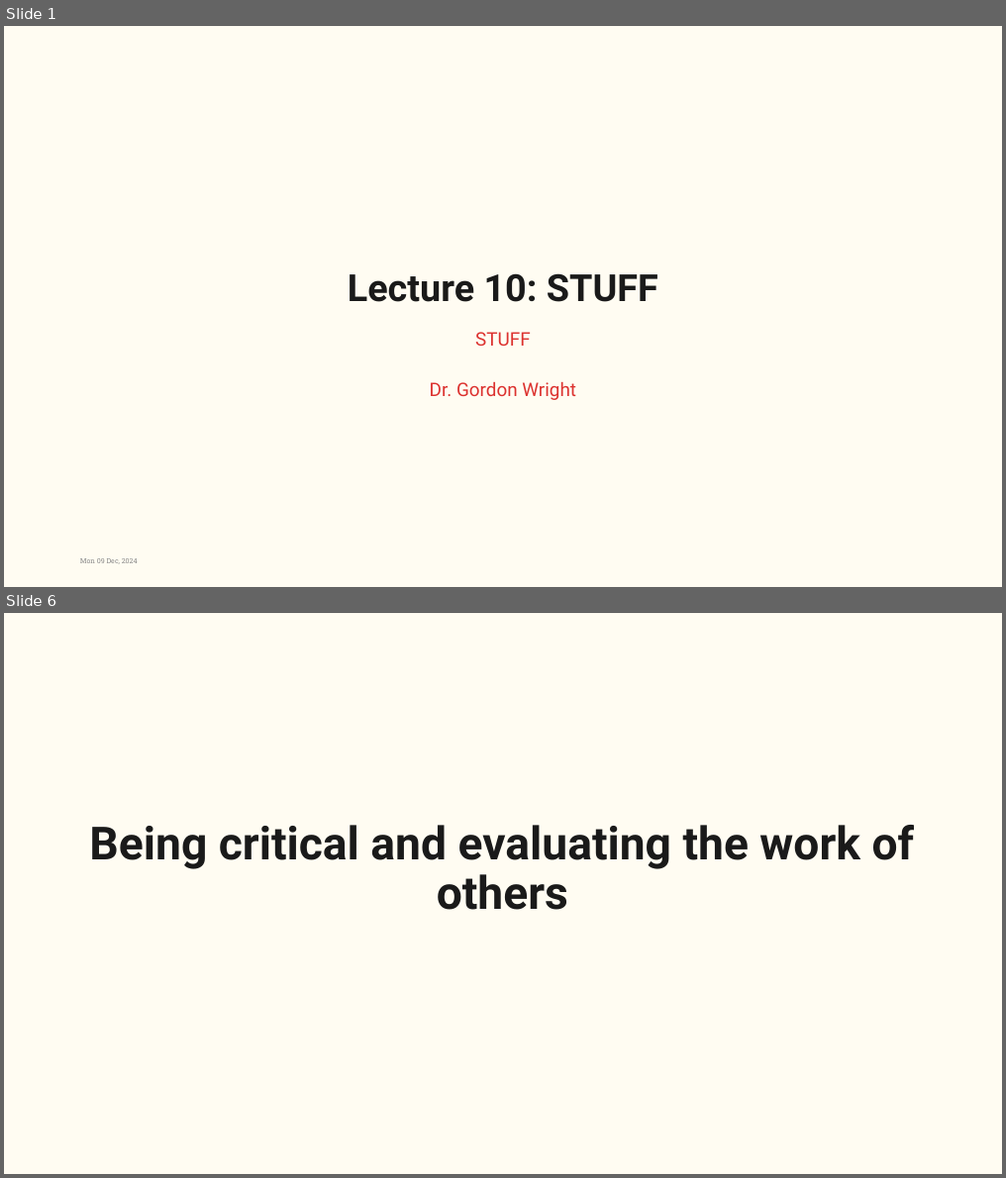
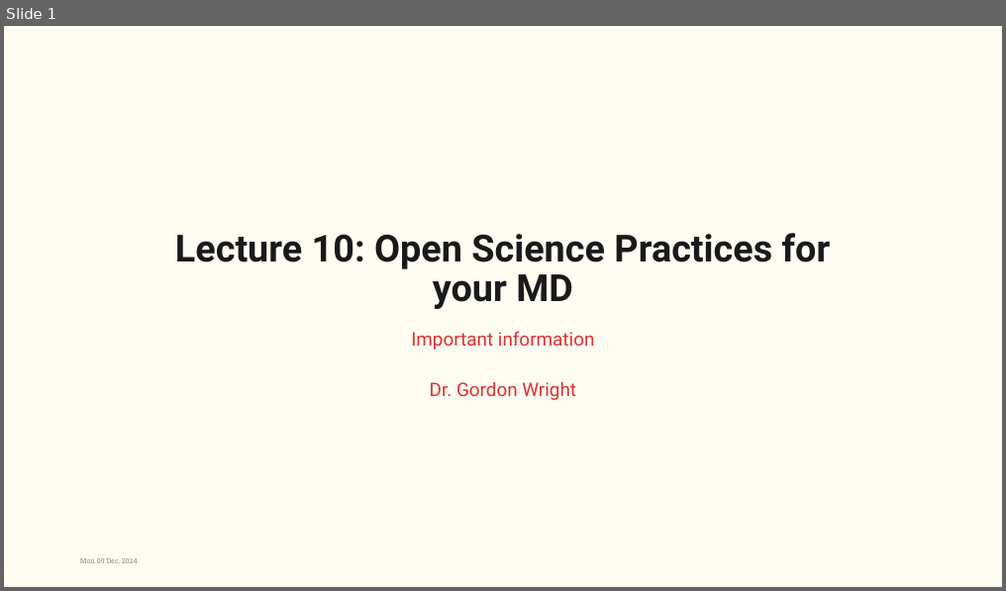
Before and after one commit to LittleMonkeyLab/PS52007Dslides, a slide deck: week10/lecture.pptx. Shown one above the other, each under a label of ours: slides 1 and 6 before the commit, slide 1 after it; the slides between them are not shown. The pictures are 1006x1178 and 1006x591 pixels, drawn with LibreOffice and Linux fonts; fonts in the diff are those of the drawing; background and template pictures are left out. Boxes give left, top, right and bottom in pixels: in the first picture for what was removed or moved away, otherwise in the second. Text is boxed around its words. In the diff, an @@ line names an element or a change of style, - is before the commit and + after.

```diff
--- a/week10/lecture.pptx
+++ b/week10/lecture.pptx
@@ slide 6 removed at (4, 613, 1002, 1174), background #FFFCF2 @@
@@ title removed at (89, 825, 915, 910) @@
-Being critical and evaluating the work of others
@@ slide 1 changed as well @@
@@ title at (175, 233, 831, 309): text changed @@
-Lecture 10: STUFF
+Lecture 10: Open Science Practices for your MD
@@ subtitle at (411, 331, 595, 400): text changed @@
-STUFF
-Dr. Gordon Wright
+Important information
+Dr. Gordon Wright
```
Also in this commit, not shown: 7 slides added, 19 other slides removed, 45 other files.
